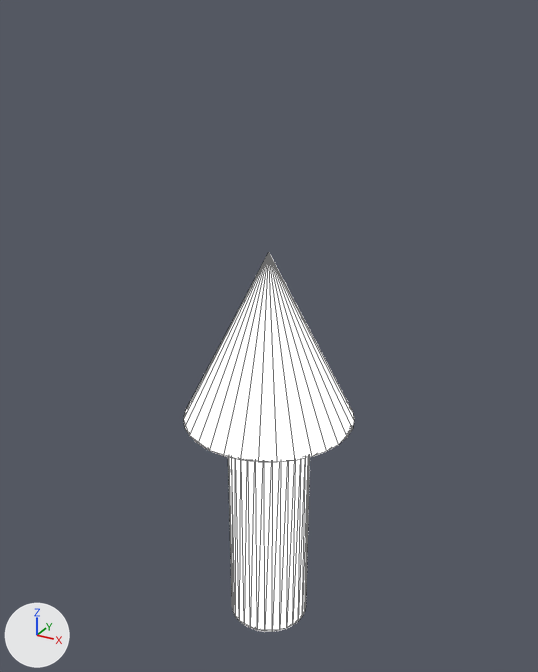
The OBJ model GameEngine2/res/models/arrow.obj as it was, and as the next commit left it.
Before and after are seen from a camera (50 mm lens) standing at (3.7, -6.73, 7.46) and looking at (-0.08, 0.14, 4.02). Arrows for +X, +Y and +Z are at lower left; the lights stay in place. Mesh edges are drawn as thin lines. Where no turn or scale is listed for an object, it has been applied to the vertices.

The first picture shows 'Arrow_Cylinder.001'.
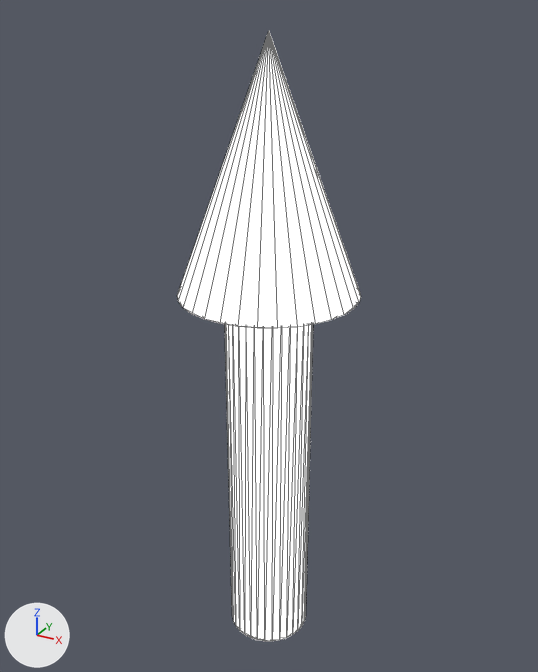
Commit message: Improved arrow

Pixel boxes [x1, y1, x2, y2] of what changed, in the pictures (538 x 672 px; the box of a moved part takes in the faces that stretch with it):
```json
{"object": "Arrow_Cylinder.001", "change": "reshaped", "before": [184, 253, 354, 632], "after": [177, 32, 361, 641], "on screen": "8% wider, 61% taller"}
{"part": 1, "of": "me_arrow_cylinder_001", "change": "moved or reshaped", "before": [228, 457, 310, 632], "after": [225, 325, 313, 641]}
{"part": 2, "of": "me_arrow_cylinder_001", "change": "moved or reshaped", "before": [184, 253, 354, 463], "after": [177, 32, 361, 328]}
```

Edits to the scene script, one JSON object a line:
```json
{"block": "me_arrow_cylinder_001", "where": "me_arrow_cylinder_001.from_pydata(...)  # 97 vertices, 186 faces; spans x -1.0..1.0, y -1.0..1.0, z 0.21..5.07"}
{"block": "me_arrow_cylinder_001", "where": "# used by ob_arrow_cylinder_001; location = (0.0, 0.0, 0.0)"}
{"block": "me_arrow_cylinder_001", "change": "me_arrow_cylinder_001 part 1: the loose piece of 64 vertices spanning x -0.49..0.49, y -0.49..0.49, z 0.21..3.39 is scaled about its middle by (1, 1, 1.57), then moved by (0.0, 0.0, 0.74)"}
{"block": "me_arrow_cylinder_001", "change": "me_arrow_cylinder_001 part 2: the loose piece of 33 vertices spanning x -1.0..1.0, y -1.0..1.0, z 3.07..5.07 is scaled about its middle by (1, 1, 1.33), then moved by (0.0, 0.0, 1.87)"}
```
